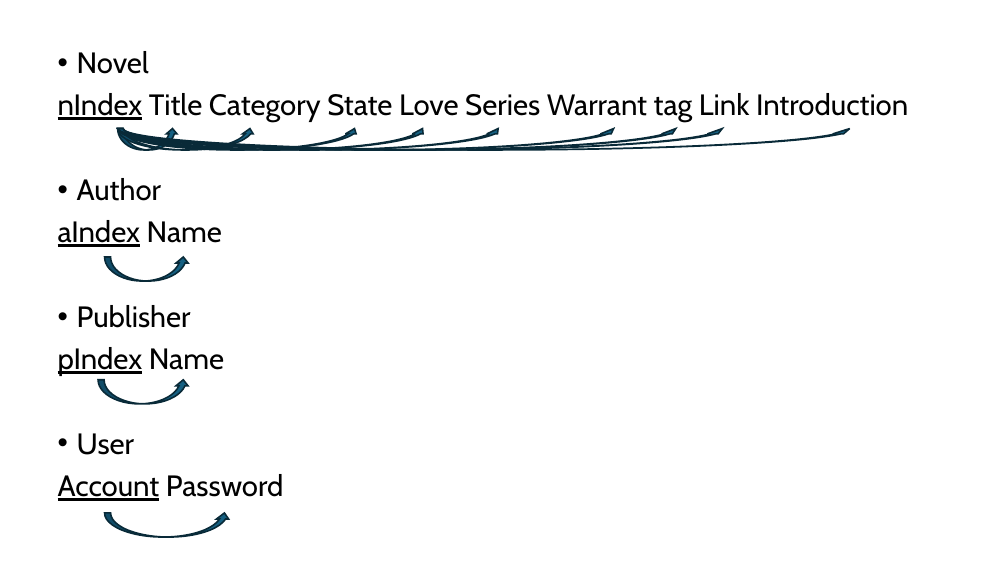
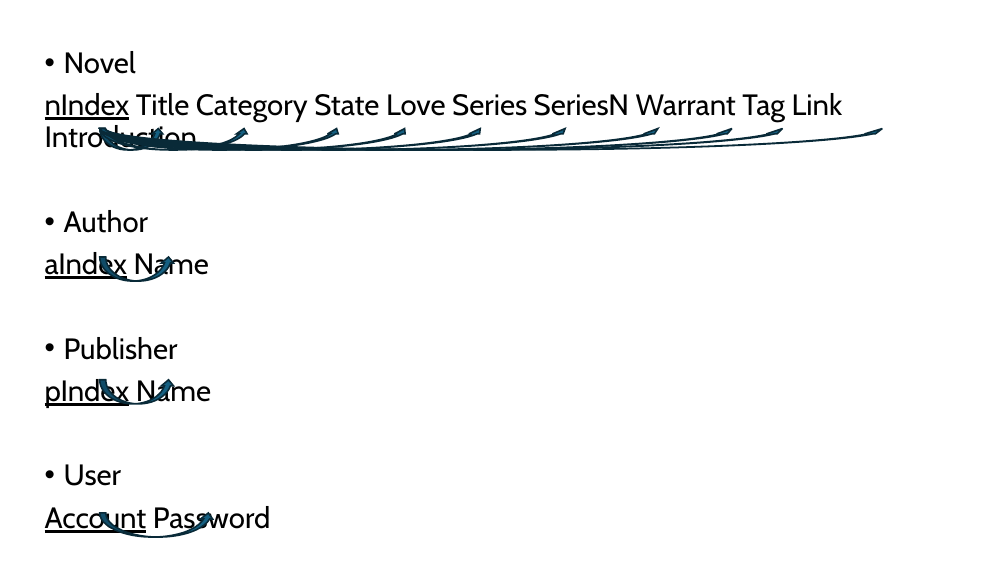
Before and after one commit to database-G9/databaseproject-G9, a slide deck: slide 1 of Normalization/Normalization.pptx. Drawn at 1008x567 pixels with LibreOffice and Linux fonts; fonts in the diff are those of the drawing. Boxes give left, top, right and bottom in pixels: in the first picture for what was removed or moved away, otherwise in the second. Text is boxed around its words. In the diff, an @@ line names an element or a change of style, - is before the commit and + after.

```diff
--- a/Normalization/Normalization.pptx
+++ b/Normalization/Normalization.pptx
@@ text "Novel": place and size @@
-text "Novel" at <box>58,51,908,501</box>
+text "Novel" at <box>45,51,843,535</box>
@@ text at <box>45,93,843,151</box>: text changed @@
-nIndex Title Category State Love Series Warrant tag Link Introduction
+nIndex Title Category State Love Series SeriesN Warrant Tag Link Introduction
@@ 4 curved up arrows: place and size @@
-4 curved up arrows at <box>118,129,681,150</box>
+4 curved up arrows at <box>100,129,663,150</box>
@@ curved up arrow: place and size @@
-curved up arrow at <box>118,129,855,150</box>
+curved up arrow at <box>100,129,888,150</box>
@@ curved up arrow: place and size @@
-curved up arrow at <box>118,129,178,150</box>
+curved up arrow at <box>100,129,164,150</box>
@@ curved up arrow: place and size @@
-curved up arrow at <box>118,129,256,150</box>
+curved up arrow at <box>100,129,250,150</box>
@@ curved up arrow: place and size @@
-curved up arrow at <box>118,129,728,150</box>
+curved up arrow at <box>100,129,788,150</box>
@@ curved up arrow: place and size @@
-curved up arrow at <box>118,129,619,150</box>
+curved up arrow at <box>100,129,571,150</box>
@@ curved up arrow added at <box>100,129,737,150</box>, fill #156082, outline #092A39 1.5 pt @@
@@ curved up arrow: place and size @@
-curved up arrow at <box>104,257,189,281</box>
+curved up arrow at <box>100,257,175,281</box>
@@ curved up arrow: place and size @@
-curved up arrow at <box>98,380,190,404</box>
+curved up arrow at <box>100,380,175,404</box>
@@ curved up arrow: place and size @@
-curved up arrow at <box>104,513,231,538</box>
+curved up arrow at <box>100,513,215,538</box>
```
Also in this commit, not shown: 17 other files.
